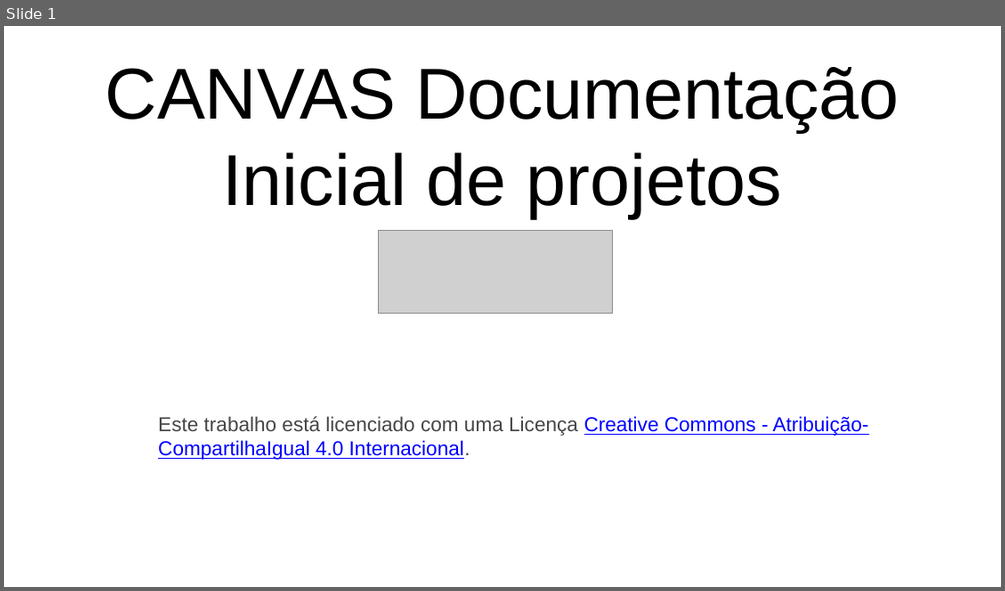
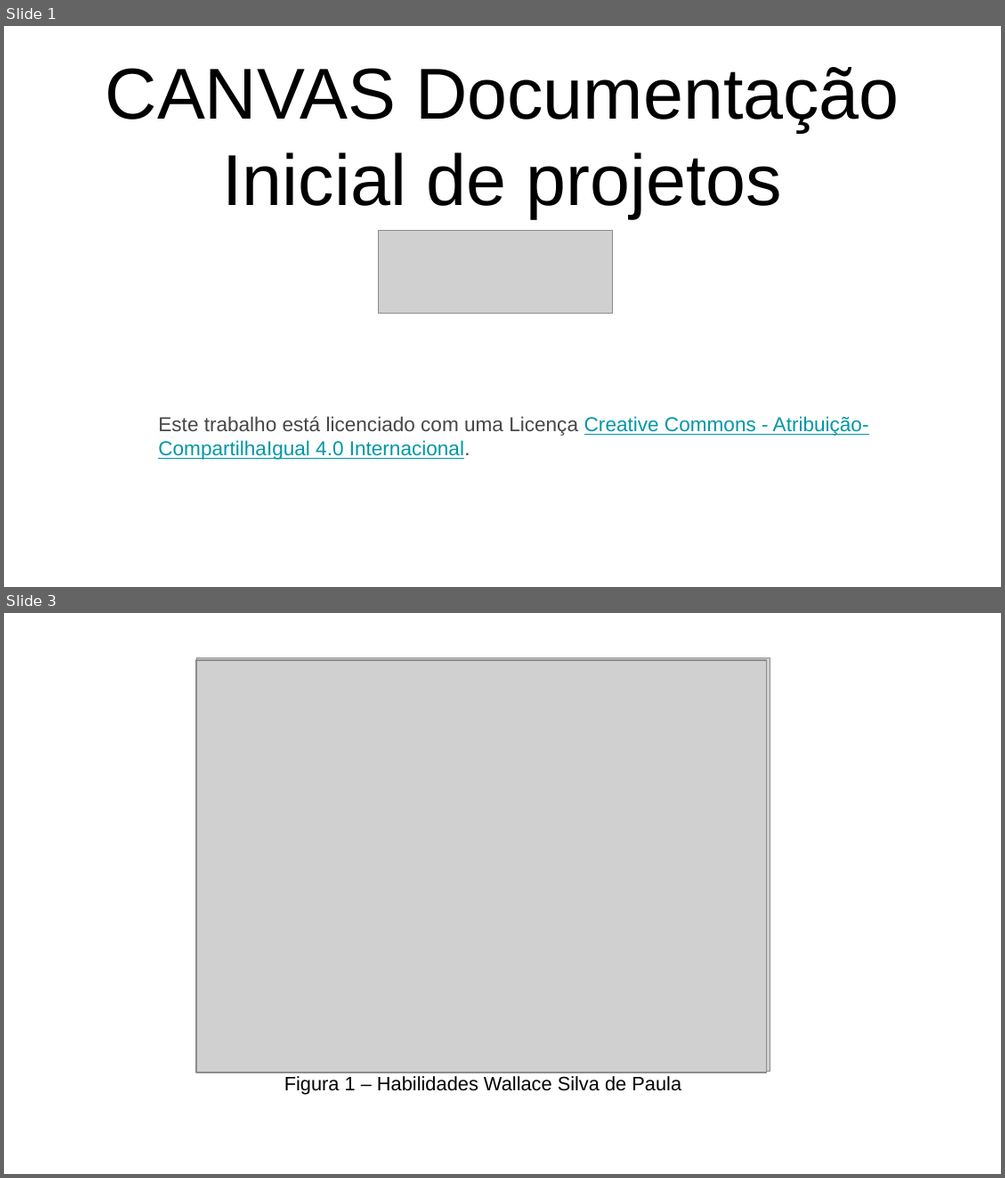
Before and after one commit to pulseirasaude/PS2019-1, a slide deck: Canvas Documentação de Projeto.pptx. Shown one above the other, each under a label of ours: slide 1 before the commit, slides 1 and 3 after it; the slides between them are not shown. The pictures are 1005x591 and 1005x1178 pixels, drawn with LibreOffice and Linux fonts; fonts in the diff are those of the drawing; grey boxes stand for pictures. Boxes give left, top, right and bottom in pixels: in the first picture for what was removed or moved away, otherwise in the second. Text is boxed around its words. In the diff, an @@ line names an element or a change of style, - is before the commit and + after.

```diff
--- a/Canvas Documentação de Projeto.pptx
+++ b/Canvas Documentação de Projeto.pptx
@@ slide 3 added at box(4, 613, 1001, 1174), background #FFFFFF @@
@@ picture added at box(196, 657, 770, 1070) @@
@@ picture added at box(196, 660, 767, 1072) @@
@@ text added at box(284, 1076, 681, 1094), 14 pt, text #000000 @@
+Figura 1 – Habilidades Wallace Silva de Paula
@@ slide 1 changed as well @@
@@ text "Este trabalho está licenciado com ..." at box(158, 416, 869, 459): text colour #0000FF to #0097A7 in "Creative Commons - Atribuição-CompartilhaIgual 4.0 Internaci ..."; highlight none to #FFFFFF @@
```
Also in this commit, not shown: 1 other slide changed, 2 other slides added, 2 slides removed.
